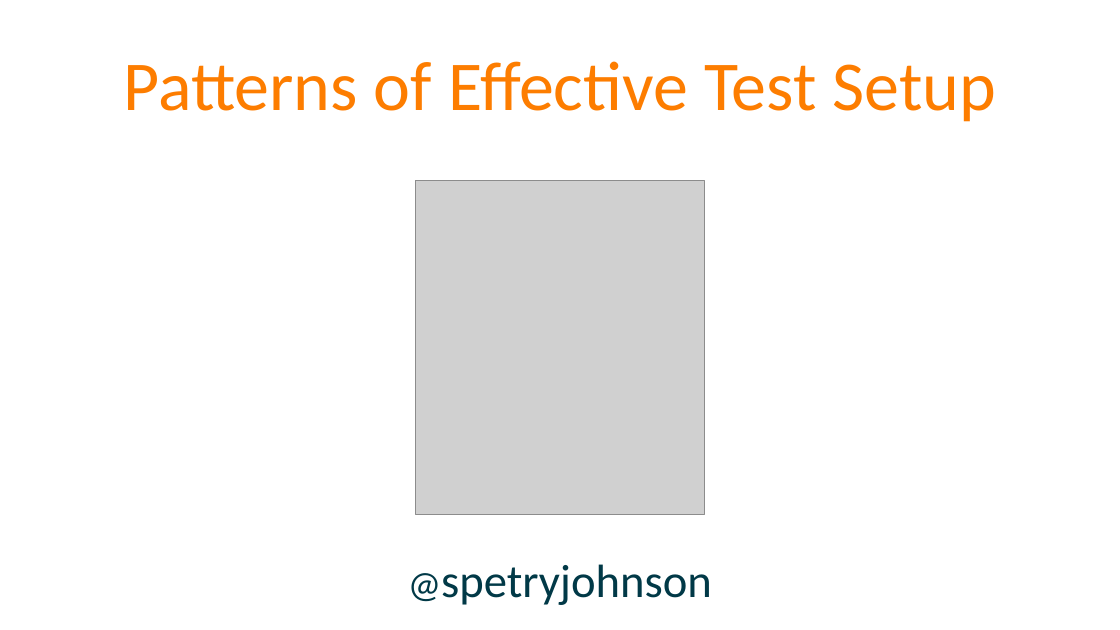
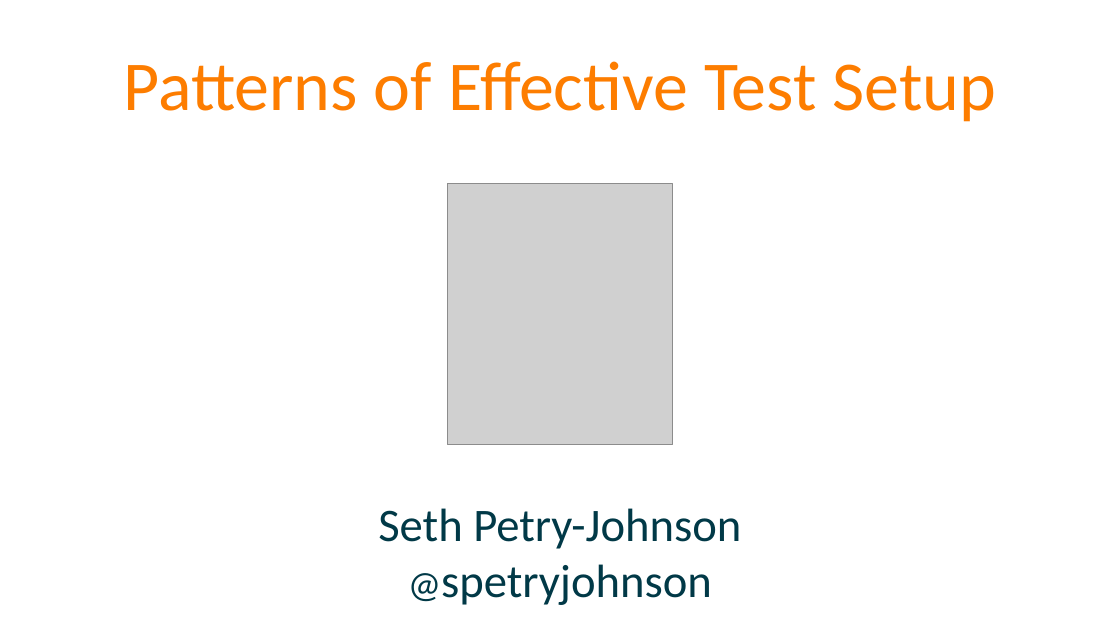
Before and after one commit to spetryjohnson/Talk-Patterns_of_Effective_Test_Setup, a slide deck: slide 1 of POETS - CodeMash 2017.pptx. Drawn at 1120x630 pixels with LibreOffice and Linux fonts; fonts in the diff are those of the drawing; grey boxes stand for pictures. Boxes give left, top, right and bottom in pixels: in the first picture for what was removed or moved away, otherwise in the second. Text is boxed around its words. In the diff, an @@ line names an element or a change of style, - is before the commit and + after.

```diff
--- a/POETS - CodeMash 2017.pptx
+++ b/POETS - CodeMash 2017.pptx
@@ picture: place and size @@
-picture at (416,181,704,514)
+picture at (448,183,673,444)
@@ text "Seth Petry-Johnson": place and size @@
-text "Seth Petry-Johnson" at (441,564,712,605)
+text "Seth Petry-Johnson" at (378,508,741,605)
@@ text at (378,508,741,549): paragraph added @@
+Seth Petry-Johnson
```
Also in this commit, not shown: 6 other slides changed, 3 slides added, 1 other file.
